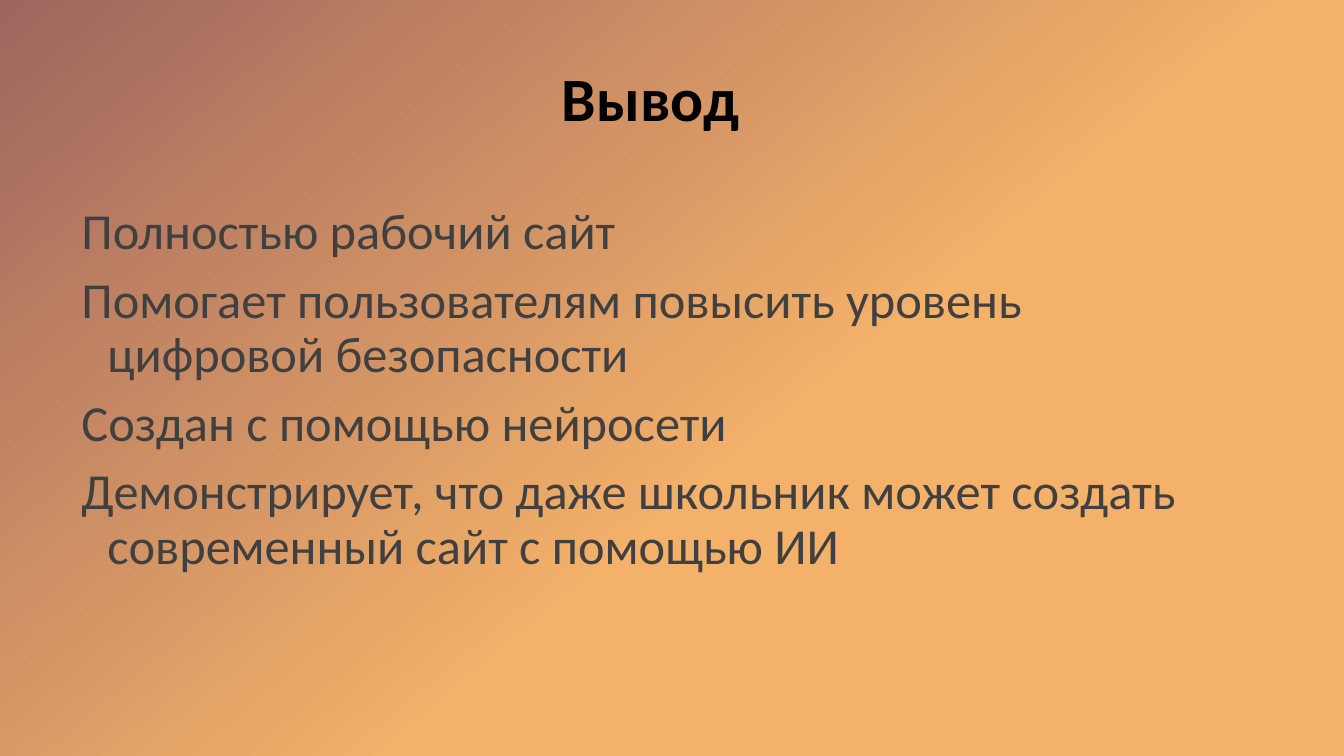
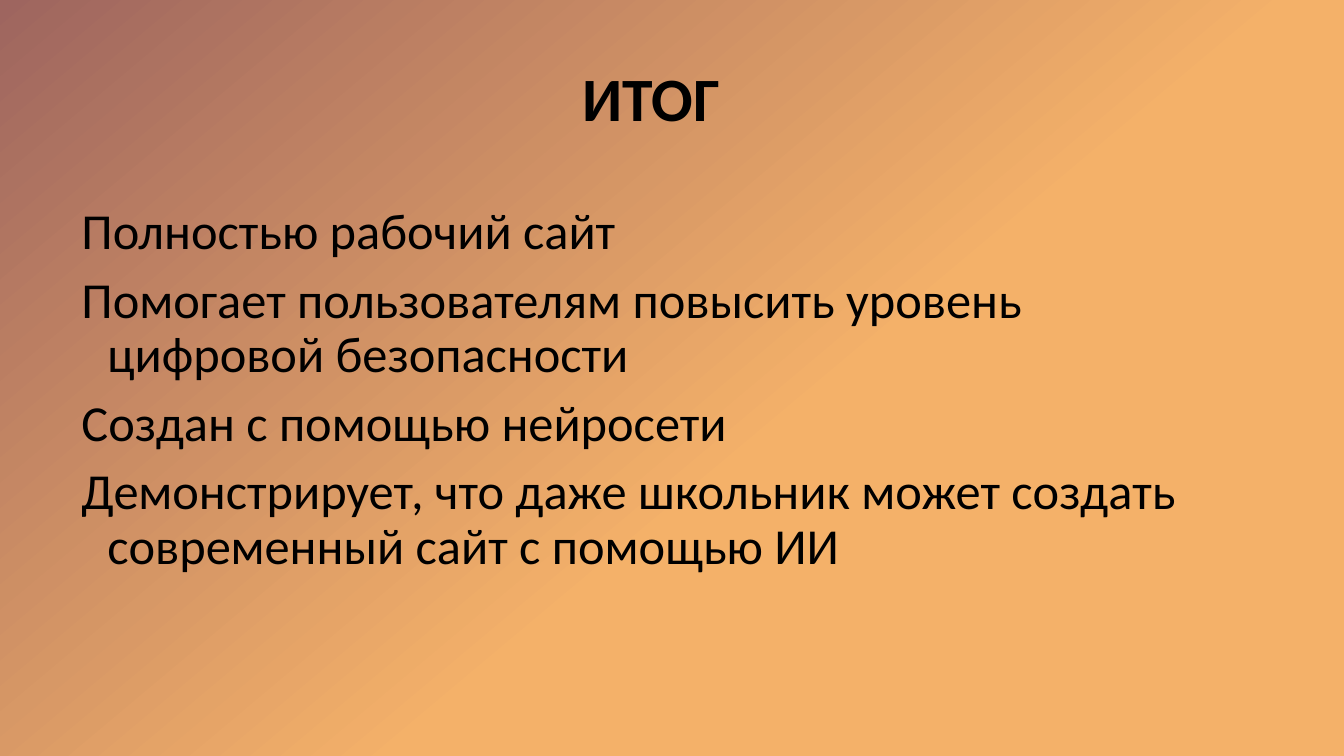
Before and after one commit to andretabunov/check_your_password, a slide deck: slide 9 of Презентация 1.pptx. Drawn at 1344x756 pixels with LibreOffice and Linux fonts; fonts in the diff are those of the drawing. Boxes give left, top, right and bottom in pixels: in the first picture for what was removed or moved away, otherwise in the second. Text is boxed around its words. In the diff, an @@ line names an element or a change of style, - is before the commit and + after.

```diff
--- a/Презентация 1.pptx
+++ b/Презентация 1.pptx
@@ title at (582,80,720,122): text changed @@
-Вывод
+ИТОГ
@@ text "Полностью рабочий сайт" at (81,214,1175,573): text colour #404040 to #000000 @@
```
Also in this commit, not shown: 8 other slides changed.
